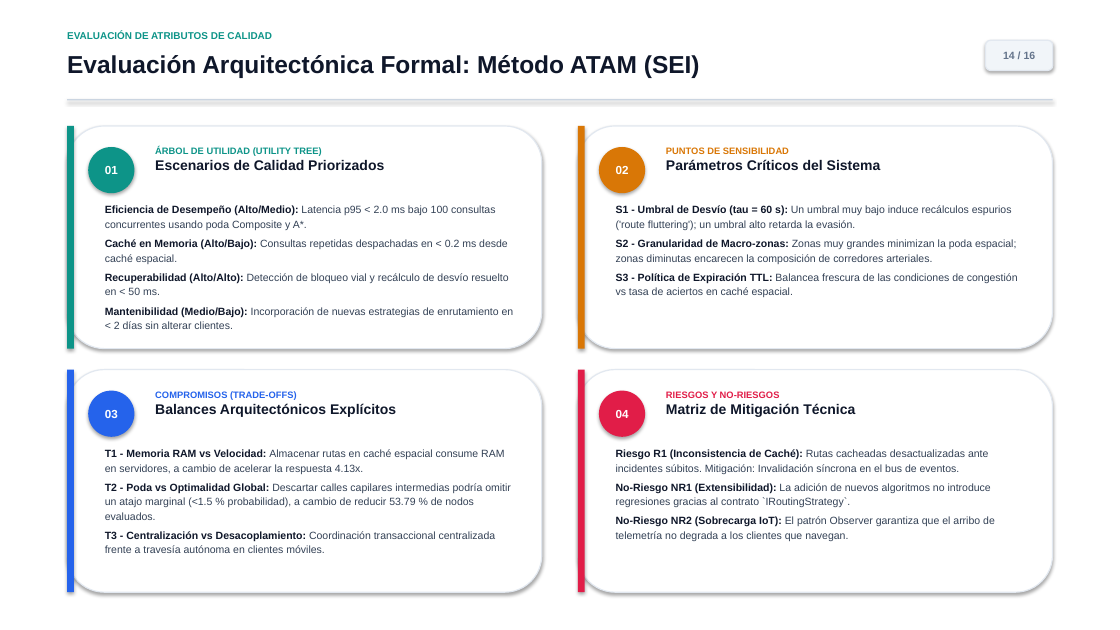
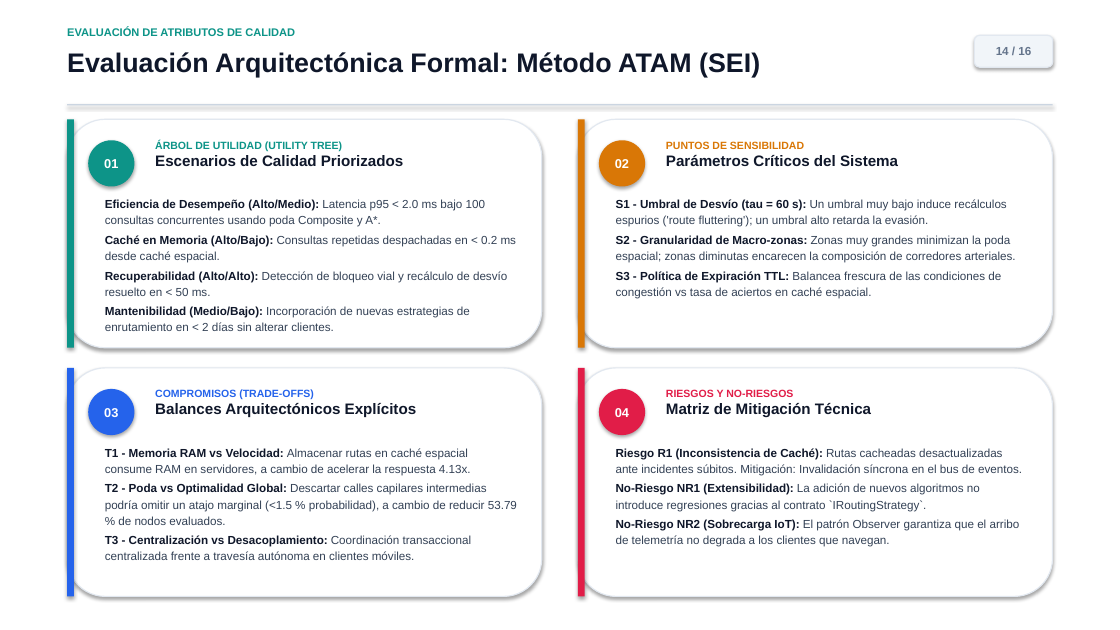
Before and after one commit to Alboguaci/nexusnav-routing-architecture, a slide deck: slide 14 of NexusNav_Presentacion_Arquitectura.pptx. Drawn at 1120x630 pixels with LibreOffice and Linux fonts; fonts in the diff are those of the drawing. Boxes give left, top, right and bottom in pixels: in the first picture for what was removed or moved away, otherwise in the second. Text is boxed around its words. In the diff, an @@ line names an element or a change of style, - is before the commit and + after.

```diff
--- a/NexusNav_Presentacion_Arquitectura.pptx
+++ b/NexusNav_Presentacion_Arquitectura.pptx
@@ text "EVALUACIÓN DE ATRIBUTOS DE CALIDAD" at (67, 27, 295, 38): size 8.5 to 9.5 pt @@
@@ text "Evaluación Arquitectónica Formal: Método ATAM ..." at (67, 52, 760, 77): size 21 to 23 pt @@
@@ rounded rectangle "14 / 16": place and size @@
-rounded rectangle "14 / 16" at (986, 40, 1053, 71)
+rounded rectangle "14 / 16" at (975, 35, 1053, 67)
@@ rounded rectangle "14 / 16" at (975, 35, 1053, 67): size 9 to 10 pt @@
@@ rounded rectangle: place and size @@
-rounded rectangle at (67, 126, 542, 349)
+rounded rectangle at (67, 119, 542, 348)
@@ rectangle: place and size @@
-rectangle at (67, 99, 1053, 101)
+rectangle at (67, 104, 1053, 106)
@@ rectangle: place and size @@
-rectangle at (67, 126, 74, 349)
+rectangle at (67, 119, 74, 348)
@@ rounded rectangle: place and size @@
-rounded rectangle at (578, 126, 1053, 349)
+rounded rectangle at (578, 119, 1053, 348)
@@ rectangle: place and size @@
-rectangle at (578, 126, 585, 349)
+rectangle at (578, 119, 585, 348)
@@ ellipse "01": place and size @@
-ellipse "01" at (88, 147, 134, 193)
+ellipse "01" at (88, 140, 134, 187)
@@ text "ÁRBOL DE UTILIDAD (UTILITY TREE)" at (155, 141, 403, 166): size 8 to 9 pt in "ÁRBOL DE UTILIDAD (UTILITY TREE)"; size 12 to 13 pt in "Escenarios de Calidad Priorizados" @@
@@ size 10 to 11 pt in 4 elements at (88, 389, 134, 435), (599, 389, 645, 435), (88, 140, 134, 187), (599, 140, 645, 187) @@
@@ ellipse "02": place and size @@
-ellipse "02" at (599, 147, 645, 193)
+ellipse "02" at (599, 140, 645, 187)
@@ text "PUNTOS DE SENSIBILIDAD" at (666, 141, 898, 166): size 8 to 9 pt in "PUNTOS DE SENSIBILIDAD"; size 12 to 13 pt in "Parámetros Críticos del Sistema" @@
@@ rounded rectangle: place and size @@
-rounded rectangle at (67, 370, 542, 592)
+rounded rectangle at (67, 368, 542, 597)
@@ rectangle: place and size @@
-rectangle at (67, 370, 74, 592)
+rectangle at (67, 368, 74, 597)
@@ text "COMPROMISOS (TRADE-OFFS)" at (155, 389, 416, 417): size 8 to 9 pt in "COMPROMISOS (TRADE-OFFS)"; size 12 to 13 pt in "Balances Arquitectónicos Explícitos" @@
@@ rounded rectangle: place and size @@
-rounded rectangle at (578, 370, 1053, 592)
+rounded rectangle at (578, 368, 1053, 597)
@@ rectangle: place and size @@
-rectangle at (578, 370, 585, 592)
+rectangle at (578, 368, 585, 597)
@@ text "RIESGOS Y NO-RIESGOS" at (666, 389, 871, 417): size 8 to 9 pt in "RIESGOS Y NO-RIESGOS"; size 12 to 13 pt in "Matriz de Mitigación Técnica" @@
@@ size 9 to 10 pt; less space between paragraphs in 4 elements at (105, 199, 517, 331), (616, 199, 1016, 299), (105, 448, 517, 560), (616, 448, 1022, 547) @@
```
Also in this commit, not shown: 15 other slides changed, 3 other files.
